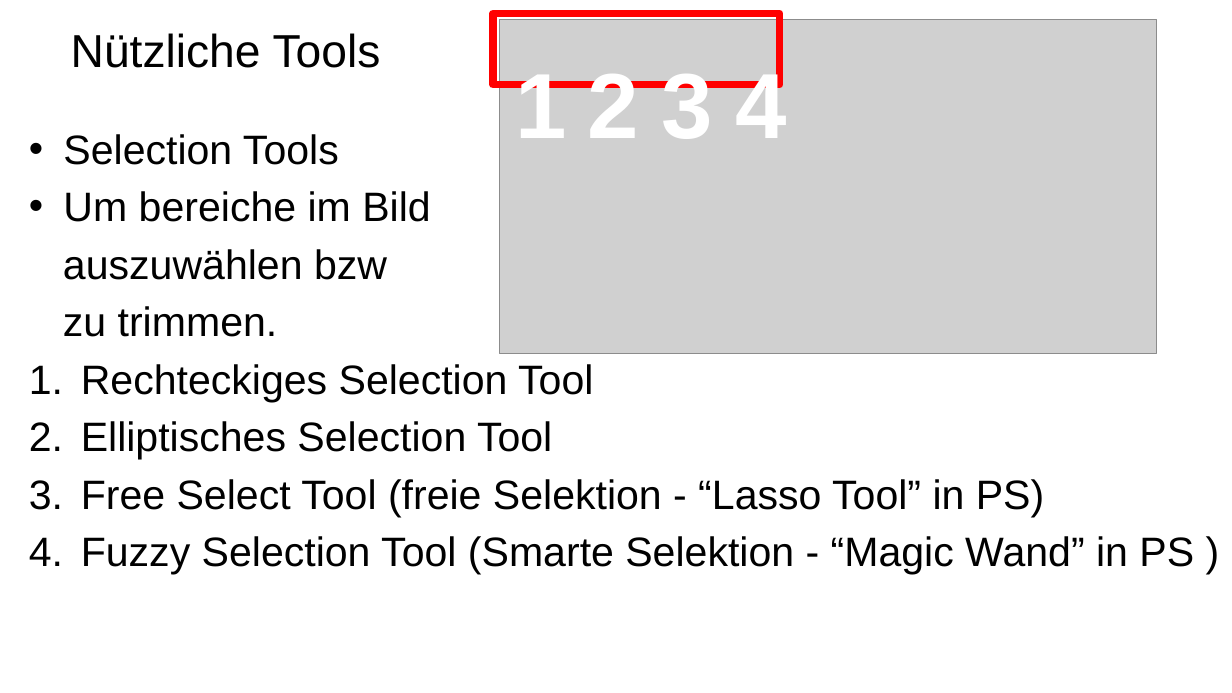
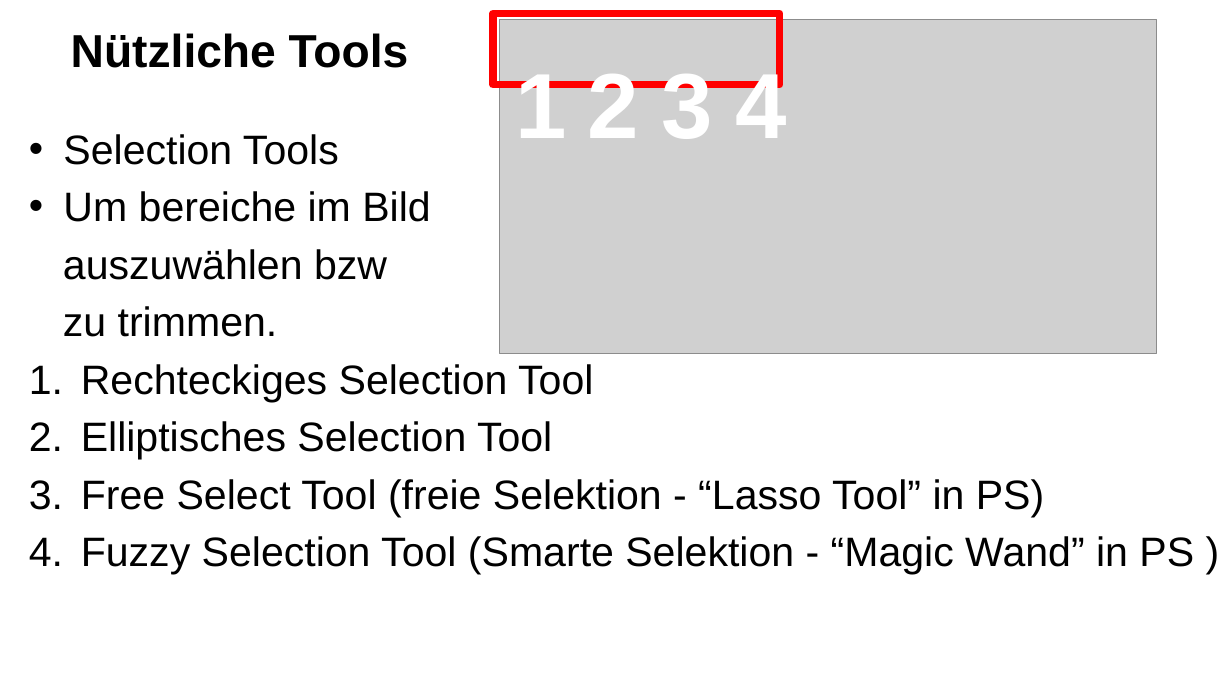
Before and after one commit to leolion3/University_Stuff, a slide deck: slide 4 of Medieninformatik 1/temp/MI1-8--12.12.2019.pptx (slide 5 before the commit). Drawn at 1232x693 pixels with LibreOffice and Linux fonts; fonts in the diff are those of the drawing; grey boxes stand for pictures; background and template pictures are left out. Boxes give left, top, right and bottom in pixels: in the first picture for what was removed or moved away, otherwise in the second. Text is boxed around its words. In the diff, an @@ line names an element or a change of style, - is before the commit and + after.

```diff
--- a/Medieninformatik 1/temp/MI1-8--12.12.2019.pptx
+++ b/Medieninformatik 1/temp/MI1-8--12.12.2019.pptx
@@ title "Nützliche Tools" at (71, 33, 409, 68): bold on @@
```
Also in this commit, not shown: 2 slides added, 1 slide removed, 1 other file.
